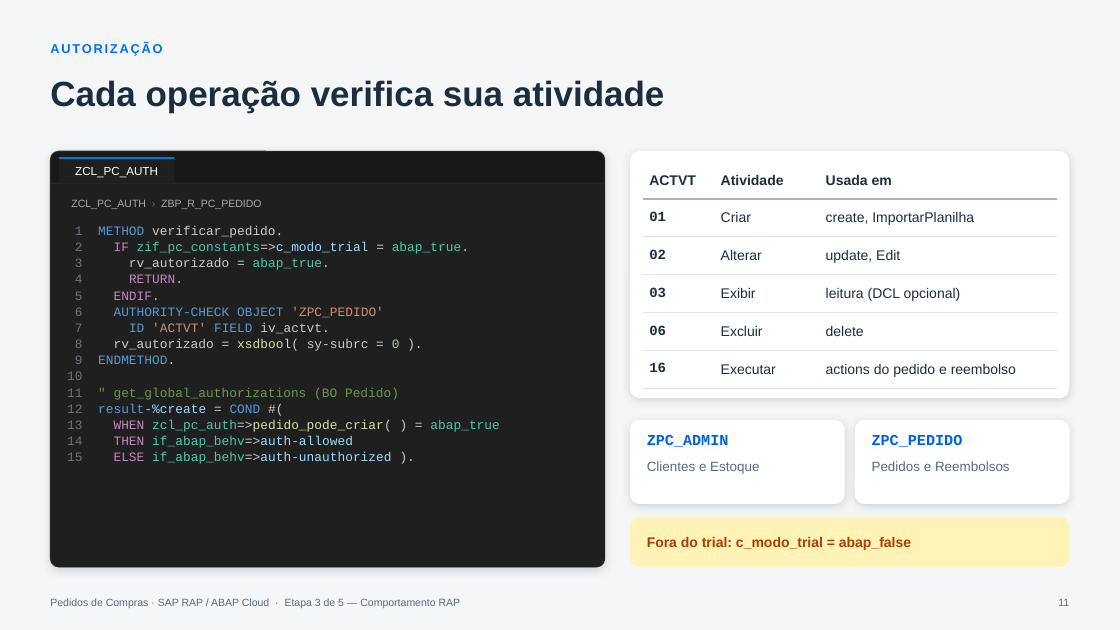
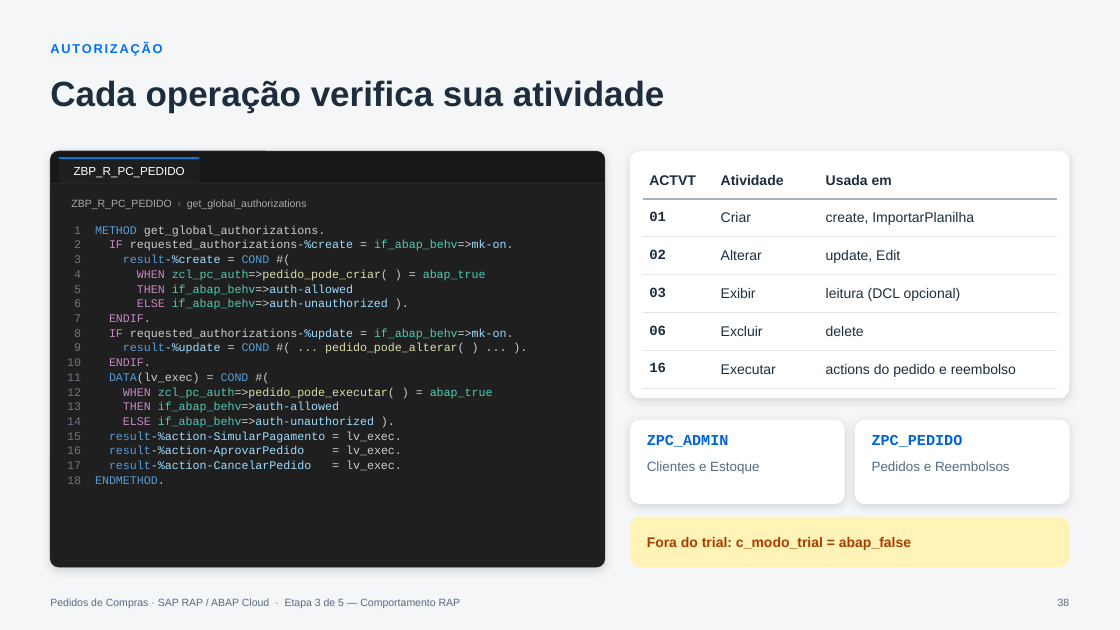
Before and after one commit to AdrianoBispo/sap-abap-rap-pedidos-de-compras-app, a slide deck: slide 38 of docs/apresentacoes/03-comportamento-rap.pptx (slide 11 before the commit). Drawn at 1120x630 pixels with LibreOffice and Linux fonts; fonts in the diff are those of the drawing. Boxes give left, top, right and bottom in pixels: in the first picture for what was removed or moved away, otherwise in the second. Text is boxed around its words. In the diff, an @@ line names an element or a change of style, - is before the commit and + after.

```diff
--- a/docs/apresentacoes/03-comportamento-rap.pptx
+++ b/docs/apresentacoes/03-comportamento-rap.pptx
@@ line moved from (59, 158) - (175, 158) to (59, 158) - (200, 158) @@
@@ rectangle "ZBP_R_PC_PEDIDO": place and size @@
-rectangle "ZBP_R_PC_PEDIDO" at bbox=[59, 158, 175, 183]
+rectangle "ZBP_R_PC_PEDIDO" at bbox=[59, 158, 200, 183]
@@ text in rectangle at bbox=[74, 167, 185, 178]: text changed @@
-ZCL_PC_AUTH
+ZBP_R_PC_PEDIDO
@@ text at bbox=[71, 199, 307, 209]: text changed @@
-ZCL_PC_AUTH › ZBP_R_PC_PEDIDO
+ZBP_R_PC_PEDIDO › get_global_authorizations
@@ text at bbox=[74, 225, 513, 484]: text changed; size 11 to 10 pt @@
-1 METHOD verificar_pedido.
-2 IF zif_pc_constants=>c_modo_trial = abap_true.
-3 rv_autorizado = abap_true.
-4 RETURN.
-5 ENDIF.
-6 AUTHORITY-CHECK OBJECT 'ZPC_PEDIDO'
-7 ID 'ACTVT' FIELD iv_actvt.
-8 rv_autorizado = xsdbool( sy-subrc = 0 ).
-9 ENDMETHOD.
-10
-11 " get_global_authorizations (BO Pedido)
-12 result-%create = COND #(
-13 WHEN zcl_pc_auth=>pedido_pode_criar( ) = abap_true
-14 THEN if_abap_behv=>auth-allowed
-15 ELSE if_abap_behv=>auth-unauthorized ).
+1 METHOD get_global_authorizations.
+2 IF requested_authorizations-%create = if_abap_behv=>mk-on.
+3 result-%create = COND #(
+4 WHEN zcl_pc_auth=>pedido_pode_criar( ) = abap_true
+5 THEN if_abap_behv=>auth-allowed
+6 ELSE if_abap_behv=>auth-unauthorized ).
+7 ENDIF.
+8 IF requested_authorizations-%update = if_abap_behv=>mk-on.
+9 result-%update = COND #( ... pedido_pode_alterar( ) ... ).
+10 ENDIF.
+11 DATA(lv_exec) = COND #(
+12 WHEN zcl_pc_auth=>pedido_pode_executar( ) = abap_true
+13 THEN if_abap_behv=>auth-allowed
+14 ELSE if_abap_behv=>auth-unauthorized ).
+15 result-%action-SimularPagamento = lv_exec.
+16 result-%action-AprovarPedido = lv_exec.
+17 result-%action-CancelarPedido = lv_exec.
+18 ENDMETHOD.
@@ page number at bbox=[1058, 598, 1070, 606]: text changed @@
-11
+38
```
Also in this commit, not shown: 10 other slides changed, 27 slides added, 1 slide removed.
